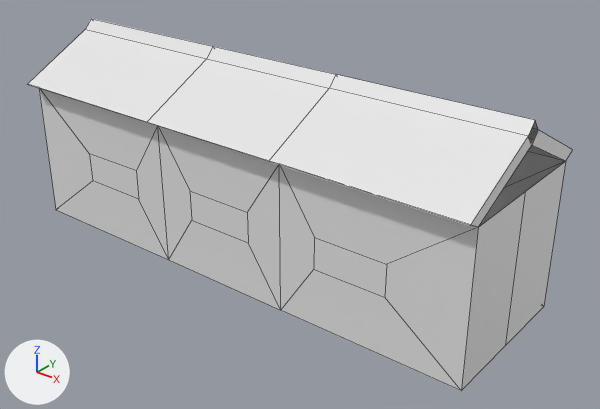
The FBX model Project Humans/Assets/polyperfect/Low Poly Ultimate Pack/M/- Meshes_M/Japan_M/wall-japan-medium.fbx, before and after one commit.
Before and after are seen from a camera (50 mm lens) standing at (9.44, -10.97, 8.07) and looking at (0.62, 0.05, 1.24). The lights are fixed; the arrows at lower left show +X, +Y and +Z. Mesh edges are drawn as thin lines. Where no turn or scale is listed for an object, it has been applied to the vertices. Vertices at the same position are counted once.

The older version as bpy lines, for what is in view:
```python
mat_17_grey_darkest = principled_material('17 GREY-DARKEST')
mat_17_grey_darkest.base_color = (0.8, 0.8, 0.8)  # white #e7e7e7
mat_17_grey_darkest.roughness = 0.553
mat_41_blue_darkest = principled_material('41 BLUE-DARKEST')
mat_41_blue_darkest.base_color = (0.8, 0.8, 0.8)  # white #e7e7e7
mat_41_blue_darkest.roughness = 0.553
mat_58_white = principled_material('58 WHITE')
mat_58_white.base_color = (0.8, 0.8, 0.8)  # white #e7e7e7
mat_58_white.roughness = 0.553
me_wall_japan_medium = bpy.data.meshes.new('wall-japan_medium')
me_wall_japan_medium.from_pydata(...)  # 66 vertices, 56 faces; spans x -5.0..5.0, y -1.75..1.75, z 0.0..3.94
# faces by material slot: [23, 28, 5]
me_wall_japan_medium.materials.append(mat_41_blue_darkest)  # white #e7e7e7
me_wall_japan_medium.materials.append(mat_58_white)  # white #e7e7e7
me_wall_japan_medium.materials.append(mat_17_grey_darkest)  # white #e7e7e7
ob_wall_japan_medium = bpy.data.objects.new('wall-japan_medium', me_wall_japan_medium)
ob_wall_japan_medium.location = (0.0, 0.0, 0.0)
```
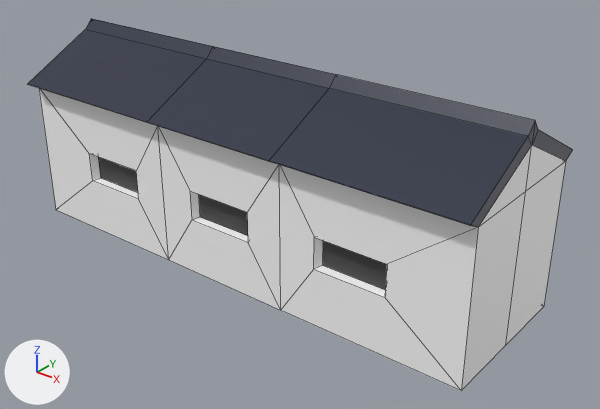
Where the newer file only moved an object's origin or applied its transform, the numbers keep the older frame.

Diff of the bpy script that builds the scene:
```diff
--- a/Project Humans/Assets/polyperfect/Low Poly Ultimate Pack/M/- Meshes_M/Japan_M/wall-japan-medium.fbx.py
+++ b/Project Humans/Assets/polyperfect/Low Poly Ultimate Pack/M/- Meshes_M/Japan_M/wall-japan-medium.fbx.py
@@ mat_41_blue_darkest @@
 mat_41_blue_darkest = principled_material('41 BLUE-DARKEST')
-mat_41_blue_darkest.base_color = (0.8, 0.8, 0.8)  # white #e7e7e7
+mat_41_blue_darkest.base_color = (0.016, 0.0222, 0.0482)  # dark blue #22293e
 mat_41_blue_darkest.roughness = 0.553
@@ mat_58_white @@
 mat_58_white = principled_material('58 WHITE')
-mat_58_white.base_color = (0.8, 0.8, 0.8)  # white #e7e7e7
+mat_58_white.base_color = (1.0, 1.0, 1.0)  # white #ffffff
 mat_58_white.roughness = 0.553
@@ mat_17_grey_darkest @@
 mat_17_grey_darkest = principled_material('17 GREY-DARKEST')
-mat_17_grey_darkest.base_color = (0.8, 0.8, 0.8)  # white #e7e7e7
+mat_17_grey_darkest.base_color = (0.0642, 0.0642, 0.0642)  # dark grey #484848
 mat_17_grey_darkest.roughness = 0.553
@@ me_wall_japan_medium @@
 # used by ob_wall_japan_medium; location = (0.0, 0.0, 0.0)
-me_wall_japan_medium.from_pydata(...)  # 66 vertices, 56 faces; spans x -5.0..5.0, y -1.75..1.75, z 0.0..3.94
+me_wall_japan_medium.from_pydata(...)  # 90 vertices, 88 faces; spans x -5.0..5.0, y -1.75..1.75, z 0.0..3.94
+# me_wall_japan_medium part 1
+# 6 faces are deleted
+# 12 vertices are added at x -3.49..3.49, y -1.35..1.35, z 1.13..1.67
+# 6 new vertices lie (0.0, 0.0, 0.54) away from vertices in x -3.49..3.49, y -1.35, z 1.13
+# 6 new vertices lie (0.0, 0.0, -0.54) away from vertices in x -3.49..3.49, y 1.35, z 1.67
+# 28 new faces join them, mat_58_white (white #ffffff)
+# 4 new faces join them, mat_41_blue_darkest (dark blue #22293e)
+# 6 new faces join them, mat_17_grey_darkest (dark grey #484848)
 me_wall_japan_medium.materials.append(mat_41_blue_darkest)
```

Pixel boxes [x1, y1, x2, y2] of what changed, in the pictures (600 x 409 px):
'wall-japan_medium', recoloured, reshaped: [28, 18, 573, 391] in both
part 1 of me_wall_japan_medium, built on: before [89, 154, 387, 297]; after [89, 121, 565, 297]
